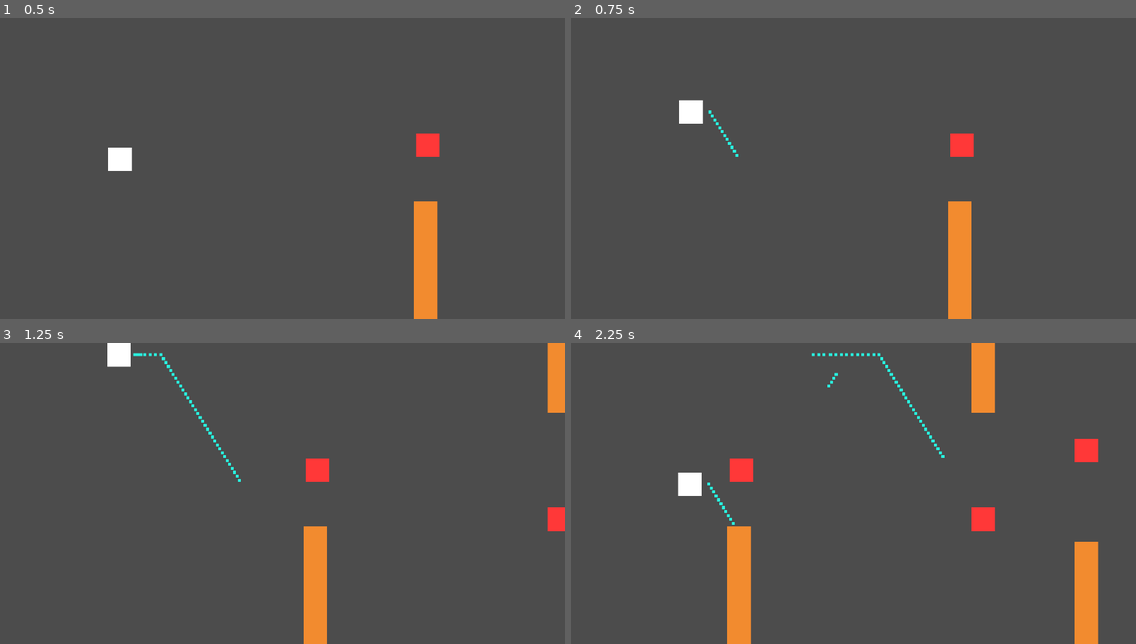
Above: before the commit, frames 1-4 (two rows, left to right).
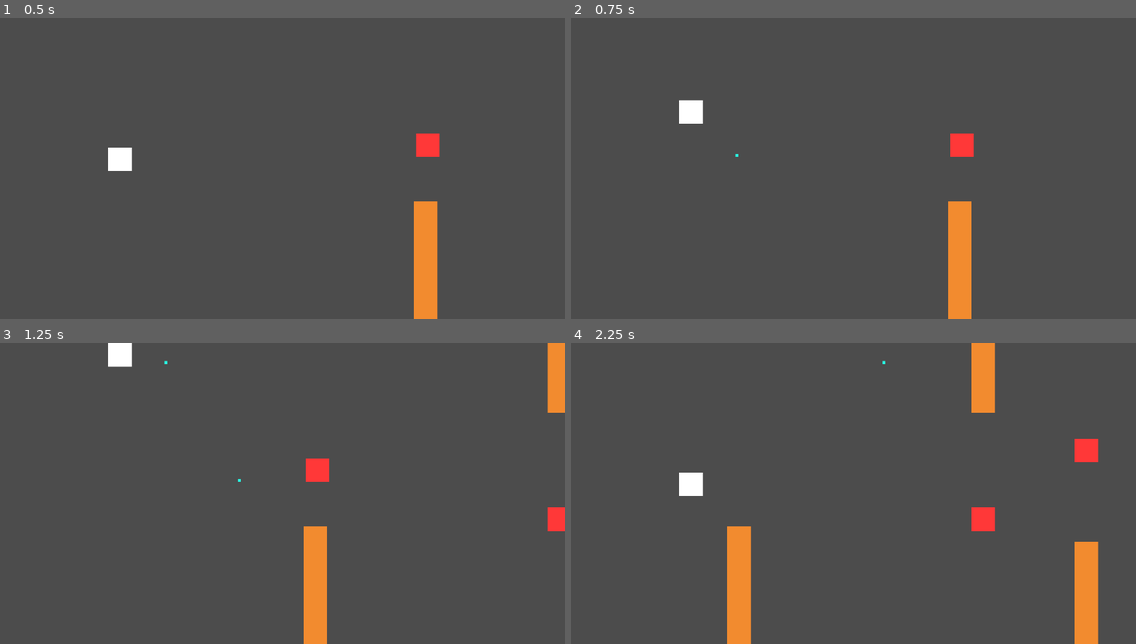
Above: after the commit, the same moments.

Repository: tapiadot/shoot-a-cube
Game: Godot game, scene res://src/Levels/Level.tscn
The game is run twice, just before and just after one commit, with the same random seed, the same clock (stepped at 60 frames per second) and the same inputs.
Inputs:
- Up to frame 1 (0.5 s): no input
- Up to frame 2 (0.75 s): hold Up (ui_up) from 0.53 s (still down); hold Space (shoot) from 0.53 s (still down)
- Up to frame 3 (1.25 s): keep holding Up (ui_up); keep holding Space (shoot)
- Up to frame 4 (2.25 s): release Up (ui_up) at 1.28 s; release Space (shoot) at 1.28 s; hold Down (ui_down) 1.28-2.03 s; tap Space (shoot) at 1.35 s; hold Up (ui_up) from 2.03 s (still down); hold Space (shoot) from 2.03 s (still down)

Frame 1 is identical in both runs. In frame 2, less than 0.1% of the frame differs, in the area x 24-30%, y 30-45%; in frame 3, 0.2%; in frame 4, 0.7%, in the area x 18-67%, y 3-61%.

Commit message:
Kill enemies when shooting

Diff:
--- a/src/Actors/Enemy.gd
+++ b/src/Actors/Enemy.gd
@@ -12,7 +12,4 @@
 		body.die()
 	if body is Bullet:
 		body.queue_free()
-		explode()
-
-func explode():
-	pass
+		queue_free()
--- a/src/Actors/Player.gd
+++ b/src/Actors/Player.gd
@@ -2,10 +2,10 @@
 class_name Player
 
 export var speed: = Vector2(400.0, 800.0)
-
 var _velocity: = Vector2.ZERO
-
 const Bullet: = preload("res://src/Actors/Bullet.tscn")
+onready var timer: = $Timer
+var can_shoot: = true
 
 func _process(delta: float) -> void:
 	if Input.get_action_raw_strength("shoot") > 0:
@@ -33,7 +33,13 @@
 	return velocity
 
 func shoot():
-	Bullet.instance()
-	var bullet: = Bullet.instance()
-	get_parent().add_child(bullet)
-	bullet.position = $Position2D.global_position
+	if can_shoot:
+		Bullet.instance()
+		var bullet: = Bullet.instance()
+		get_parent().add_child(bullet)
+		bullet.position = $Position2D.global_position
+		can_shoot = false
+		timer.start()
+
+func _on_Timer_timeout() -> void:
+	can_shoot = true
--- a/src/Actors/Player.tscn
+++ b/src/Actors/Player.tscn
@@ -1,9 +1,12 @@
-[gd_scene load_steps=2 format=2]
+[gd_scene load_steps=3 format=2]
+
+[ext_resource path="res://src/Actors/Player.gd" type="Script" id=1]
 
 [sub_resource type="RectangleShape2D" id=1]
 extents = Vector2( 40, 40 )
 
 [node name="Player" type="KinematicBody2D"]
+script = ExtResource( 1 )
 
 [node name="CollisionPlayer" type="CollisionShape2D" parent="."]
 shape = SubResource( 1 )
@@ -17,3 +20,8 @@
 [node name="Position2D" type="Position2D" parent="."]
 position = Vector2( 64, 0 )
 scale = Vector2( -258.381, -16.7864 )
+
+[node name="Timer" type="Timer" parent="."]
+wait_time = 0.5
+
+[connection signal="timeout" from="Timer" to="." method="_on_Timer_timeout"]
--- a/src/Levels/Level.tscn
+++ b/src/Levels/Level.tscn
@@ -1,7 +1,6 @@
-[gd_scene load_steps=8 format=2]
+[gd_scene load_steps=7 format=2]
 
 [ext_resource path="res://src/Actors/Player.tscn" type="PackedScene" id=1]
-[ext_resource path="res://src/Actors/Player.gd" type="Script" id=2]
 [ext_resource path="res://src/Levels/Obstacle.tscn" type="PackedScene" id=3]
 [ext_resource path="res://src/Levels/Level.gd" type="Script" id=4]
 [ext_resource path="res://src/Levels/ObstacleSpawner.tscn" type="PackedScene" id=5]
@@ -31,7 +30,6 @@
 
 [node name="Player" parent="PlayerNode" instance=ExtResource( 1 )]
 position = Vector2( 408, 480 )
-script = ExtResource( 2 )
 
 [node name="Obstacle" parent="." instance=ExtResource( 3 )]
 position = Vector2( 1696, 824 )
--- a/src/Levels/ObstacleSpawner.gd
+++ b/src/Levels/ObstacleSpawner.gd
@@ -1,6 +1,6 @@
 extends Node2D
 
-onready var timer: = $Timers
+onready var timer: = $Timer
 
 var Obstacle: = preload("res://src/Levels/Obstacle.tscn")
 var Enemy: = preload("res://src/Actors/Enemy.tscn")
